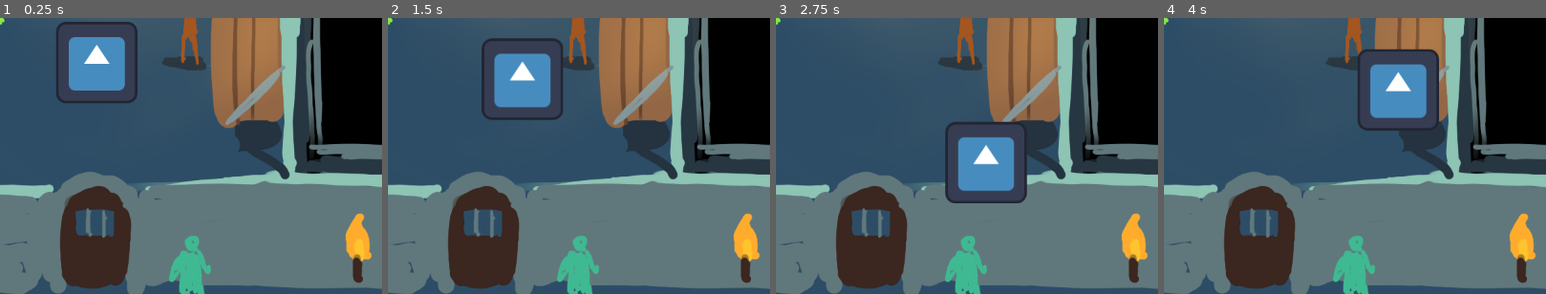
Above: before the commit, frames 1-4 (left to right).
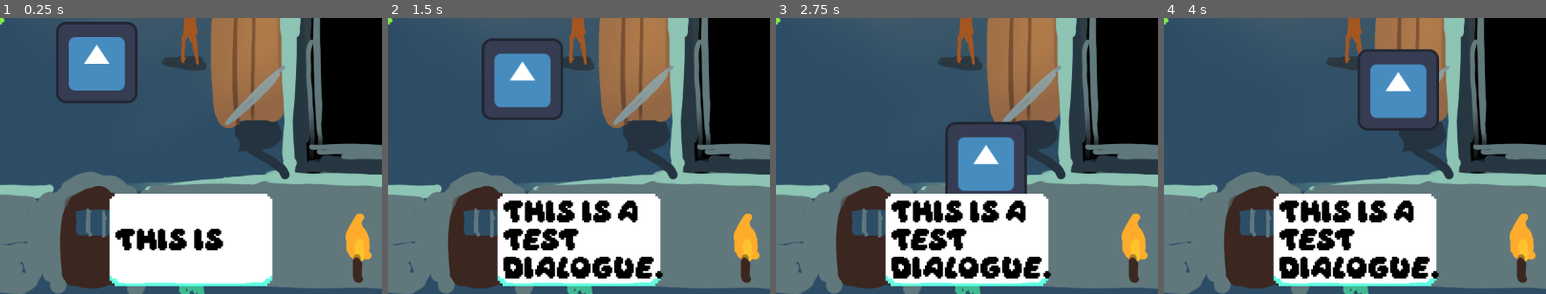
Above: after the commit, the same moments.

Repository: tombuben/gamerpie_gamejam_2025
Game: Godot game, scene res://levels/level_1.tscn
The game is run twice, just before and just after one commit, with the same random seed, the same clock (stepped at 60 frames per second) and the same inputs. The engine's default icon, where the game draws it, is replaced by a stand-in: a white triangle on a blue panel in a dark square.
Inputs:
- Up to frame 1 (0.25 s): no input
- Up to frame 2 (1.5 s): hold D (right) 0.53-1.28 s; tap Enter at 1.25 s; hold S (down) from 1.28 s (still down)
- Up to frame 3 (2.75 s): release S (down) at 2.03 s; hold D (right) from 2.03 s (still down)
- Up to frame 4 (4 s): release D (right) at 2.78 s; hold W (up) 2.78-3.53 s; hold A (left) from 3.53 s (still down)
The pictures show only the part of the screen within x 36-86%, y 36-86%; the shares and areas given below are measured in that part.

The runs differ from the first frame. In frame 1, 14% of the frame differs, in the area x 28-72%, y 63-98%; in frame 2, 14%; in frame 3, 14%; in frame 4, 14%.

Commit message:
Added trigger for speech bubble on npc

Diff:
--- a/npc_character.gd
+++ b/npc_character.gd
@@ -1,9 +1,15 @@
 extends Node2D
 
 @onready var bubble_slot : Node2D = $BubbleSlot
+
+const lines: Array[String] = [
+	"This is a test dialogue."
+]
 
 signal npc_triggered
 
 func _on_area_2d_body_entered(body: Node2D) -> void:
 	emit_signal("npc_triggered")
+	DialogManager.start_dialog(global_position, lines)
 	print("npc triggered")
+	print(name)
--- a/project.godot
+++ b/project.godot
@@ -14,6 +14,10 @@
 run/main_scene="res://levels/level_1.tscn"
 config/features=PackedStringArray("4.3", "GL Compatibility")
 config/icon="res://icon.svg"
+
+[autoload]
+
+DialogManager="*res://singletons/DialogManager.gd"
 
 [display]
 
--- a/ui/text box/text_box.gd
+++ b/ui/text box/text_box.gd
@@ -37,7 +37,7 @@
 	label.text += text[letter_index]
 
 	letter_index += 1
-	if letter_index >= text.lenght():
+	if letter_index >= text.length():
 		finished_displaying.emit()
 		return
 
